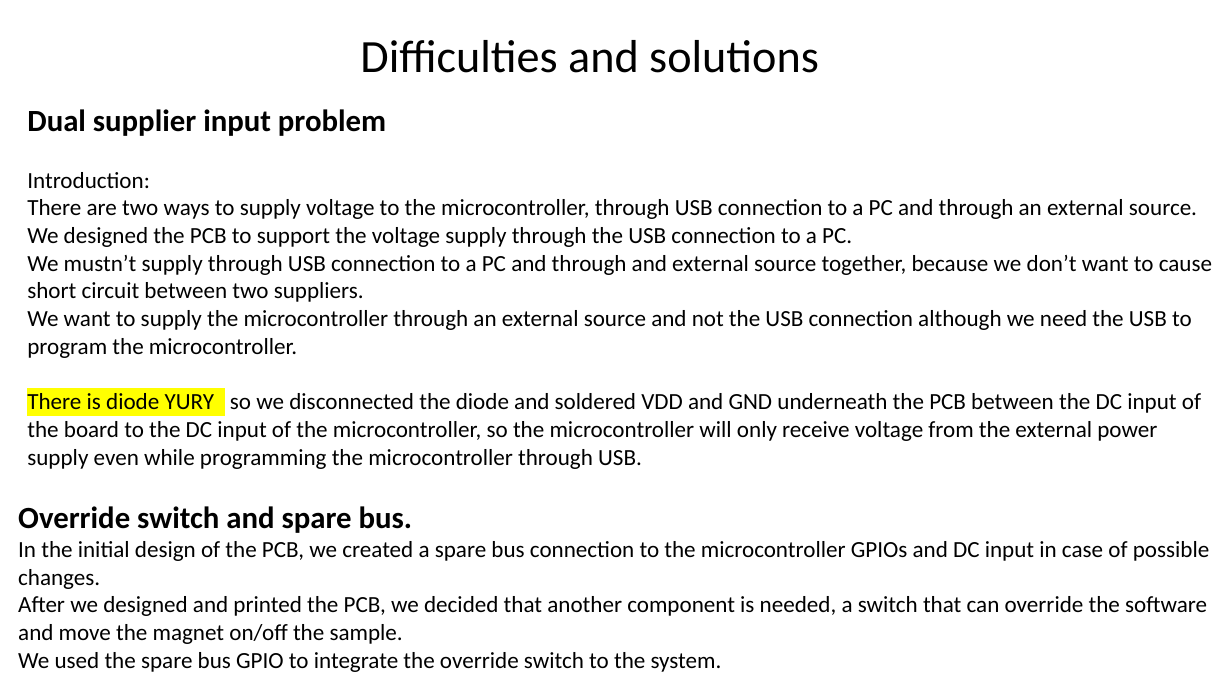
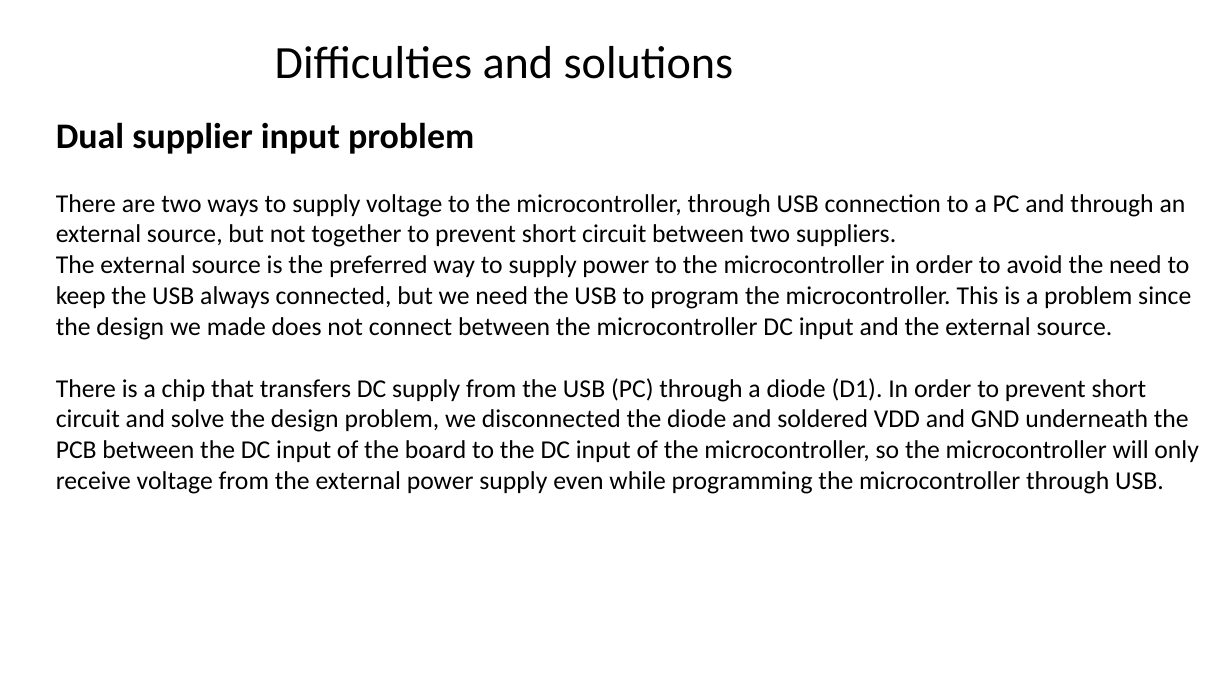
Before and after one commit to eylonk12/university_project, a slide deck: slide 7 of main/prs_2022-048p.pptx (slide 8 before the commit). Drawn at 1232x693 pixels with LibreOffice and Linux fonts; fonts in the diff are those of the drawing; background and template pictures are left out. Boxes give left, top, right and bottom in pixels: in the first picture for what was removed or moved away, otherwise in the second. Text is boxed around its words. In the diff, an @@ line names an element or a change of style, - is before the commit and + after.

```diff
--- a/main/prs_2022-048p.pptx
+++ b/main/prs_2022-048p.pptx
@@ text "Difficulties and solutions": place and size @@
-text "Difficulties and solutions" at [360,40,819,73]
+text "Difficulties and solutions" at [275,46,734,79]
@@ text "Dual supplier input problem": place and size @@
-text "Dual supplier input problem" at [27,109,1212,469]
+text "Dual supplier input problem" at [56,122,1199,494]
@@ text at [56,122,474,154]: size 24 to 28 pt in "Dual supplier input problem" @@
@@ text at [56,194,1199,494]: text changed; size 18 to 20 pt @@
-Introduction:
-There are two ways to supply voltage to the microcontroller, through USB connection to a PC and through an external source.
-We designed the PCB to support the voltage supply through the USB connection to a PC.
-We mustn’t supply through USB connection to a PC and through and external source together, because we don’t want to cause short circuit between two suppliers.
-We want to supply the microcontroller through an external source and not the USB connection although we need the USB to program the microcontroller.
-There is diode YURY so we disconnected the diode and soldered VDD and GND underneath the PCB between the DC input of the board to the DC input of the microcontroller, so the microcontroller will only receive voltage from the external power supply even while programming the microcontroller through USB.
+There are two ways to supply voltage to the microcontroller, through USB connection to a PC and through an external source, but not together to prevent short circuit between two suppliers.
+The external source is the preferred way to supply power to the microcontroller in order to avoid the need to keep the USB always connected, but we need the USB to program the microcontroller. This is a problem since the design we made does not connect between the microcontroller DC input and the external source.
+There is a chip that transfers DC supply from the USB (PC) through a diode (D1). In order to prevent short circuit and solve the design problem, we disconnected the diode and soldered VDD and GND underneath the PCB between the DC input of the board to the DC input of the microcontroller, so the microcontroller will only receive voltage from the external power supply even while programming the microcontroller through USB.
@@ text removed at [18,506,1210,672] @@
-Override switch and spare bus.
-In the initial design of the PCB, we created a spare bus connection to the microcontroller GPIOs and DC input in case of possible changes.
-After we designed and printed the PCB, we decided that another component is needed, a switch that can override the software and move the magnet on/off the sample.
-We used the spare bus GPIO to integrate the override switch to the system.
```
Also in this commit, not shown: 6 other slides changed, 2 slides added, 1 slide removed, 1 other file.
